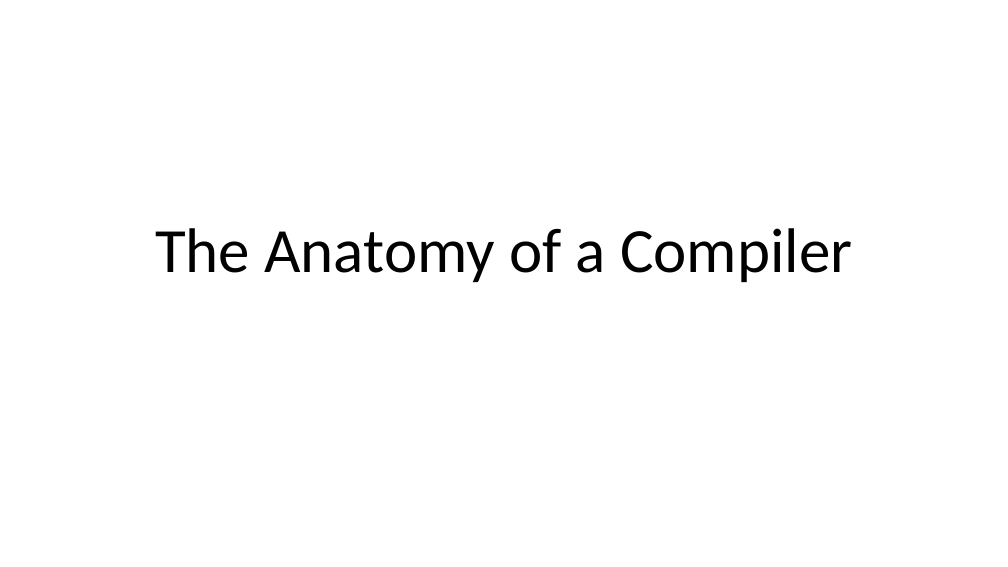
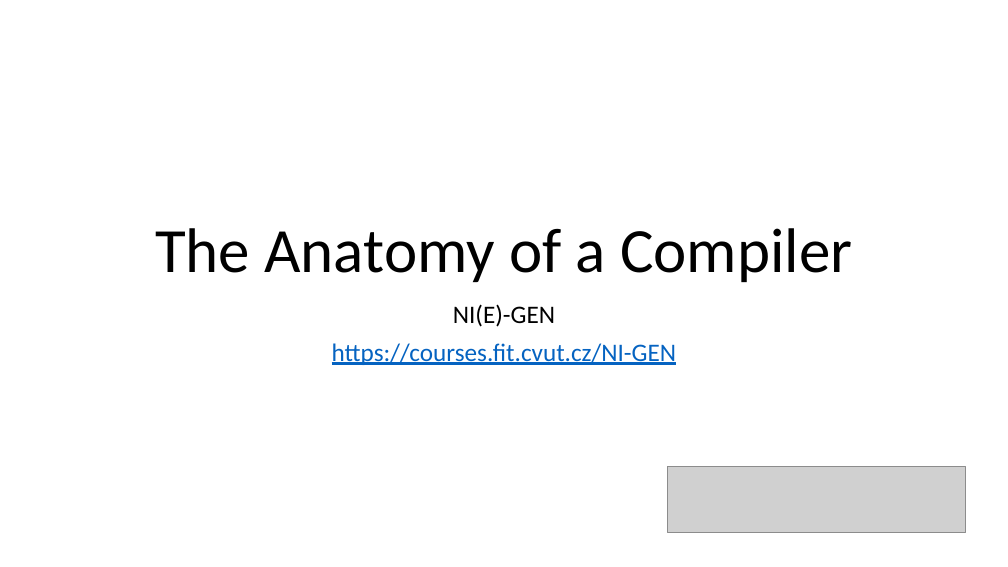
Before and after one commit to ganoliz/NI-GEN, a slide deck: slide 11 of media/NI-GEN-1.pptx (slide 4 before the commit). Drawn at 1008x567 pixels with LibreOffice and Linux fonts; fonts in the diff are those of the drawing; grey boxes stand for pictures. Boxes give left, top, right and bottom in pixels: in the first picture for what was removed or moved away, otherwise in the second. Text is boxed around its words. In the diff, an @@ line names an element or a change of style, - is before the commit and + after.

```diff
--- a/media/NI-GEN-1.pptx
+++ b/media/NI-GEN-1.pptx
@@ subtitle added at (x1=332, y1=304, x2=676, y2=365), 24 pt, text #0563C1, underline @@
+NI(E)-GEN
+https://courses.fit.cvut.cz/NI-GEN
@@ picture added at (x1=668, y1=467, x2=966, y2=532) @@
```
Also in this commit, not shown: 4 other slides changed, 19 slides added, 5 slides removed, 6 other files.
